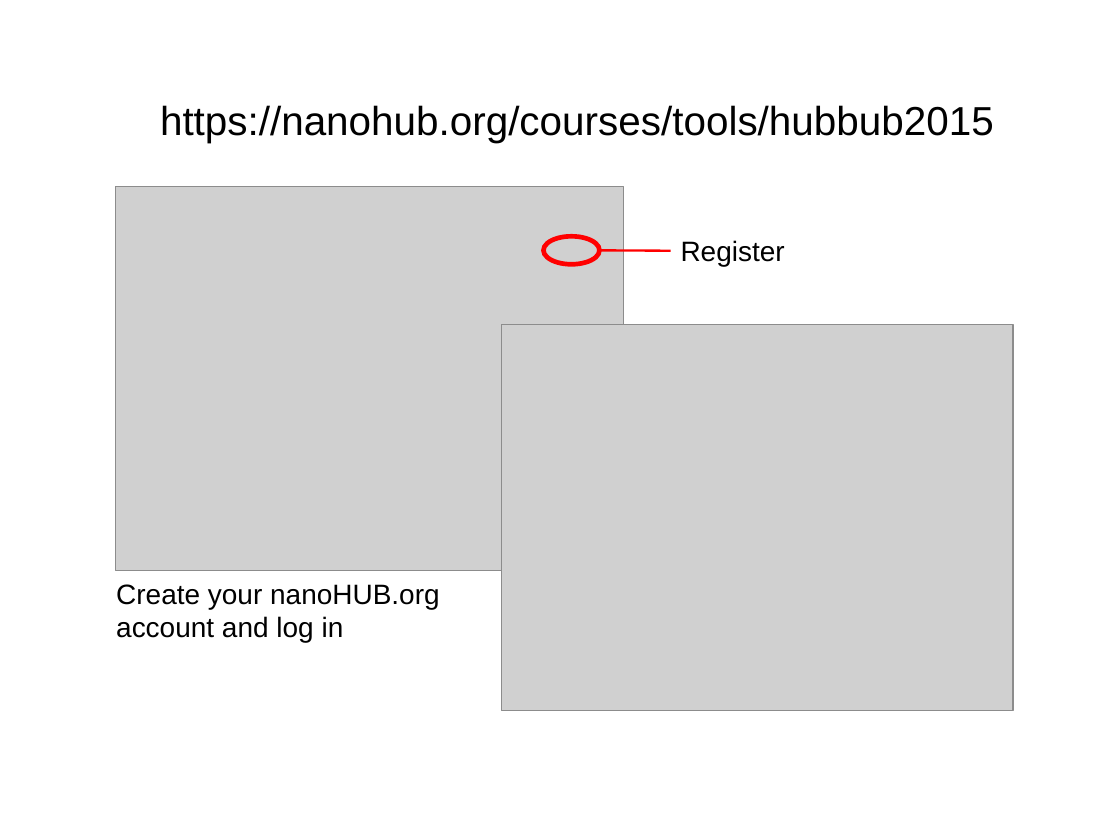
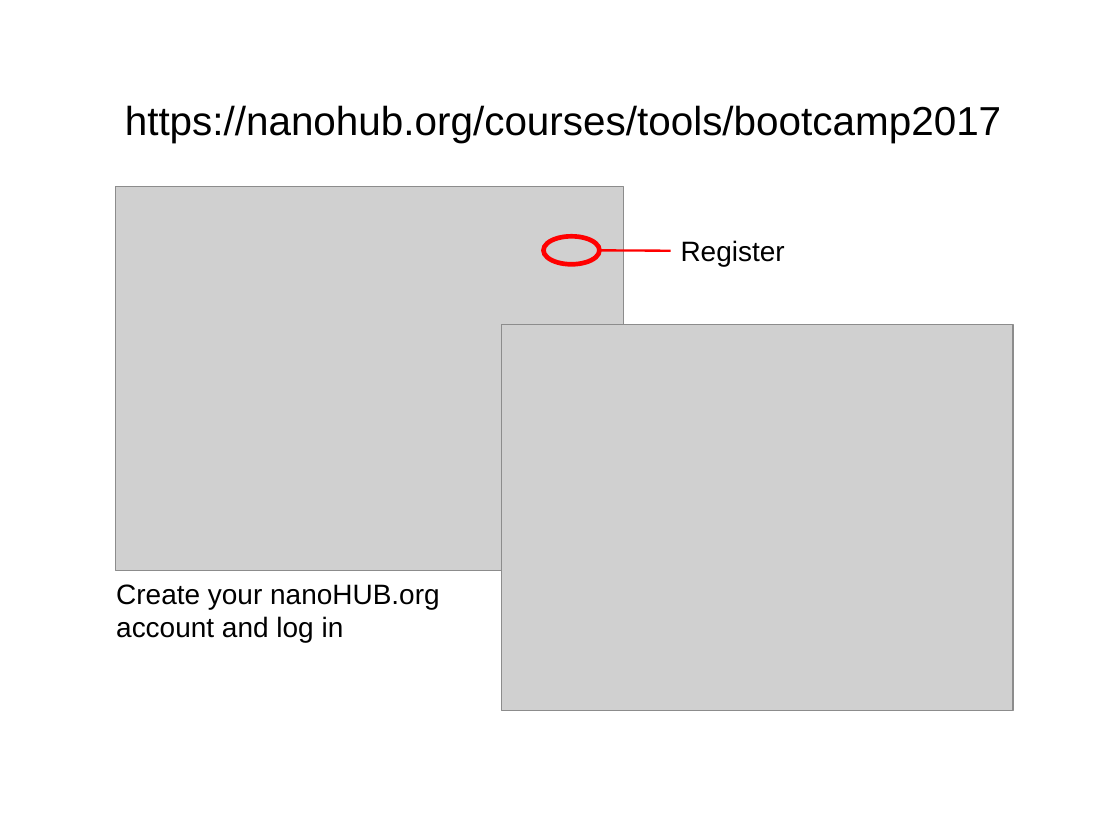
Before and after one commit to codedsk/ncnsoftwarebootcamp, a slide deck: slide 3 of Agenda.odp. Drawn at 1120x840 pixels with LibreOffice and Linux fonts; fonts in the diff are those of the drawing; grey boxes stand for pictures. Boxes give left, top, right and bottom in pixels: in the first picture for what was removed or moved away, otherwise in the second. Text is boxed around its words. In the diff, an @@ line names an element or a change of style, - is before the commit and + after.

```diff
--- a/Agenda.odp
+++ b/Agenda.odp
@@ text at box(125, 105, 1001, 143): text changed @@
-https://nanohub.org/courses/tools/hubbub2015
+https://nanohub.org/courses/tools/bootcamp2017
```
Also in this commit, not shown: 3 slides added, 1 slide removed.
